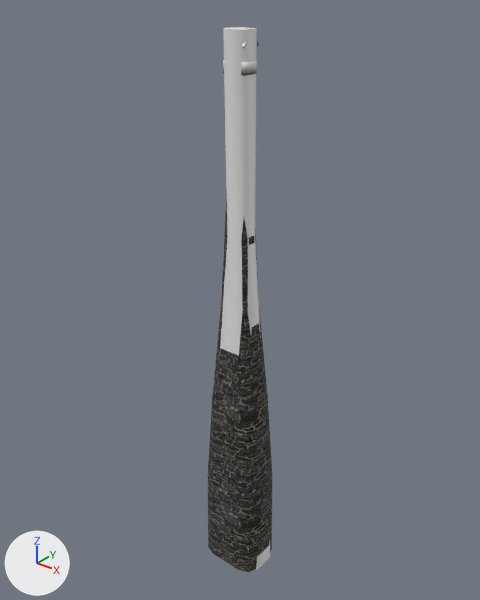
The COLLADA model models/ex_common_chimney_tall.dae: old version first, new version second.
Before and after are seen from a 50 mm camera at (21.9, -27.4, 36.2) aimed at (-0.6, 0.8, 18.7). The lights are fixed; the arrows at lower left show +X, +Y and +Z. Where no turn or scale is listed for an object, it has been applied to the vertices.

The first picture shows 'nifid_1-matrix', 'nifid_15-matrix'.
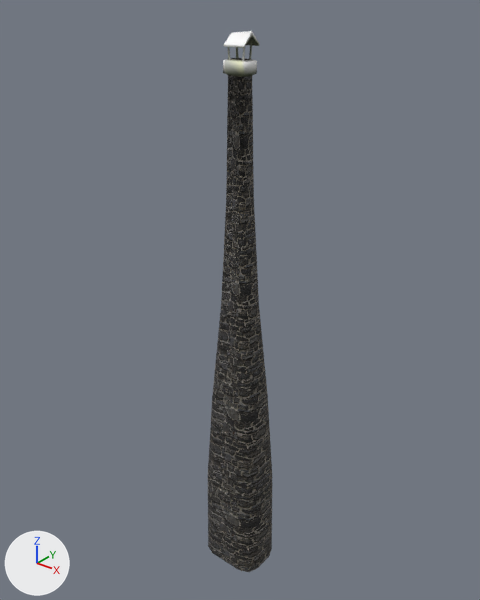
Where the change shows, as pixel boxes (x1, y1, x2, y2) in the pictures (480 x 600 px):
'nifid_15-matrix', deleted: before (220, 27, 270, 571)

The change in detail:
Object 'nifid_15-matrix' (ob_nifid_15_matrix) is deleted.
